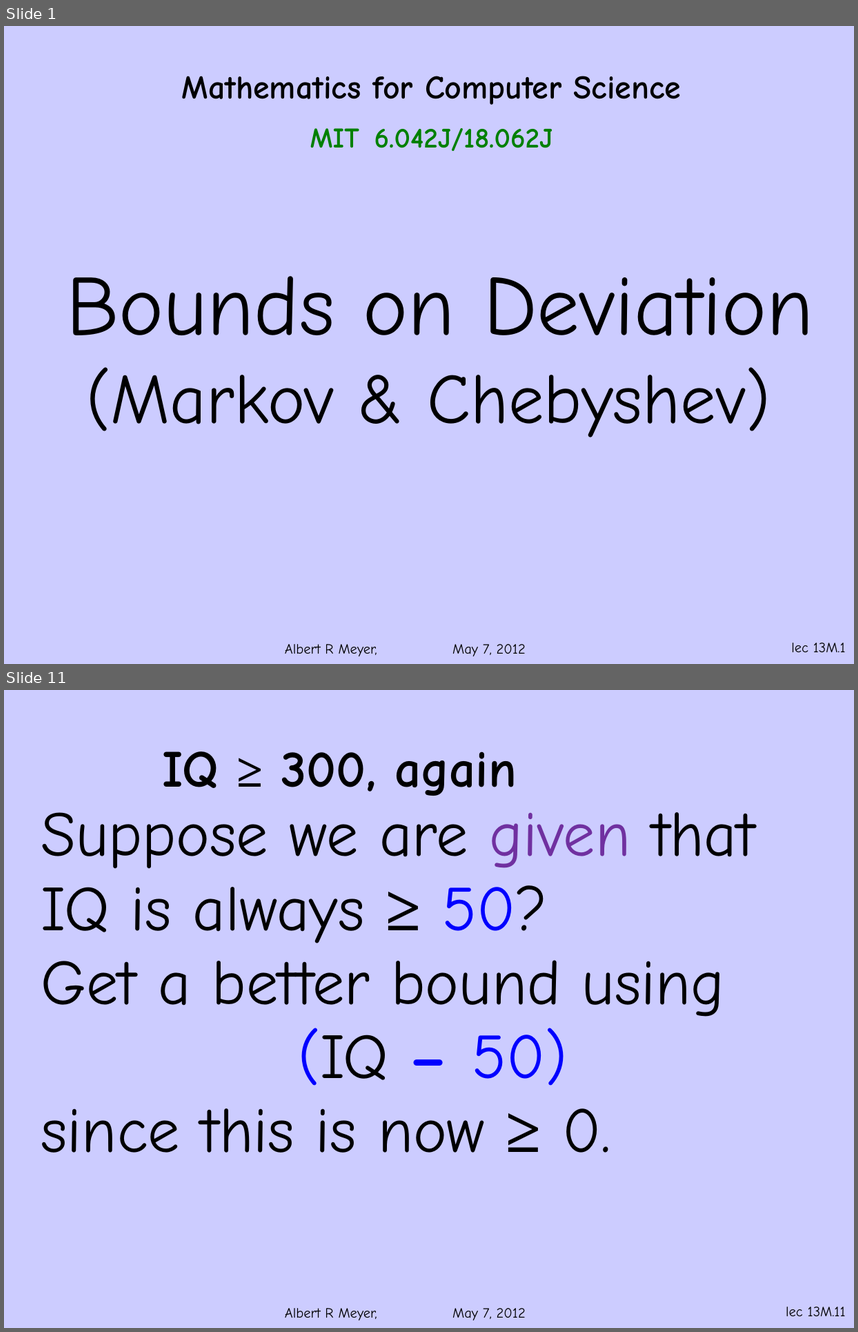
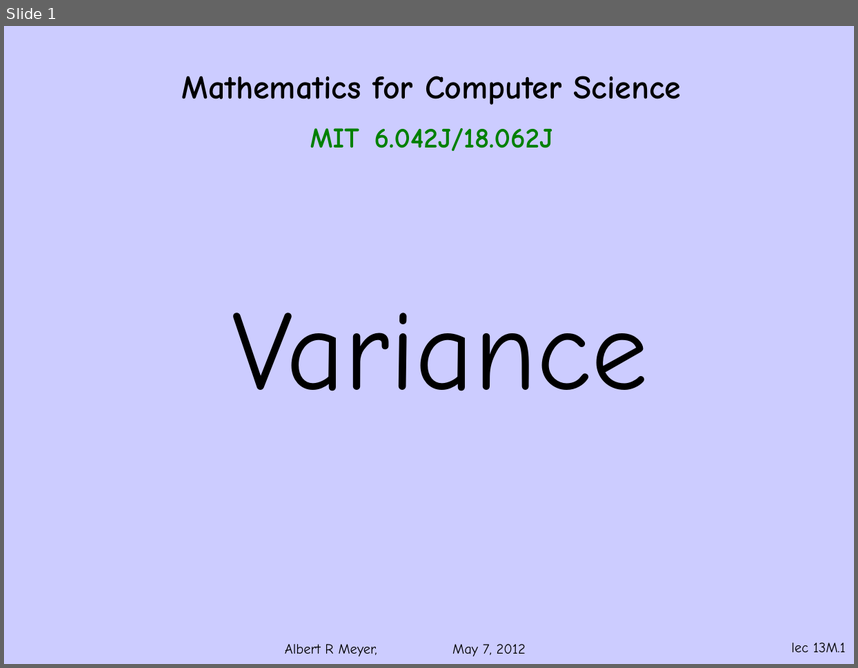
Before and after one commit to armeyer/mcs_web, a slide deck: spring13/slides13/deviation-bounds.pptx. Shown one above the other, each under a label of ours: slides 1 and 11 before the commit, slide 1 after it; the slides between them are not shown. The pictures are 858x1332 and 858x668 pixels, drawn with LibreOffice and Linux fonts; fonts in the diff are those of the drawing; background and template pictures are left out. Boxes give left, top, right and bottom in pixels: in the first picture for what was removed or moved away, otherwise in the second. Text is boxed around its words. In the diff, an @@ line names an element or a change of style, - is before the commit and + after.

Commit message:
add deviation slides

```diff
--- a/spring13/slides13/deviation-bounds.pptx
+++ b/spring13/slides13/deviation-bounds.pptx
@@ slide 11 removed at box(4, 690, 854, 1328), background #CCCCFF; not listed: 2 template elements that a slide beside it also shows @@
@@ title removed at box(163, 751, 517, 796) @@
-IQ ≥ 300, again
@@ text removed at box(41, 812, 755, 1152) @@
-Suppose we are given that
-IQ is always ≥ 50?
-Get a better bound using
-(IQ – 50)
-since this is now ≥ 0.
@@ slide 1 changed as well @@
@@ text at box(232, 312, 648, 391): text changed; size 60 to 96 pt @@
-Bounds on Deviation
-(Markov & Chebyshev)
+Variance
```
Also in this commit, not shown: 12 other slides changed, 2 slides added, 18 other slides removed, 5 other files.
